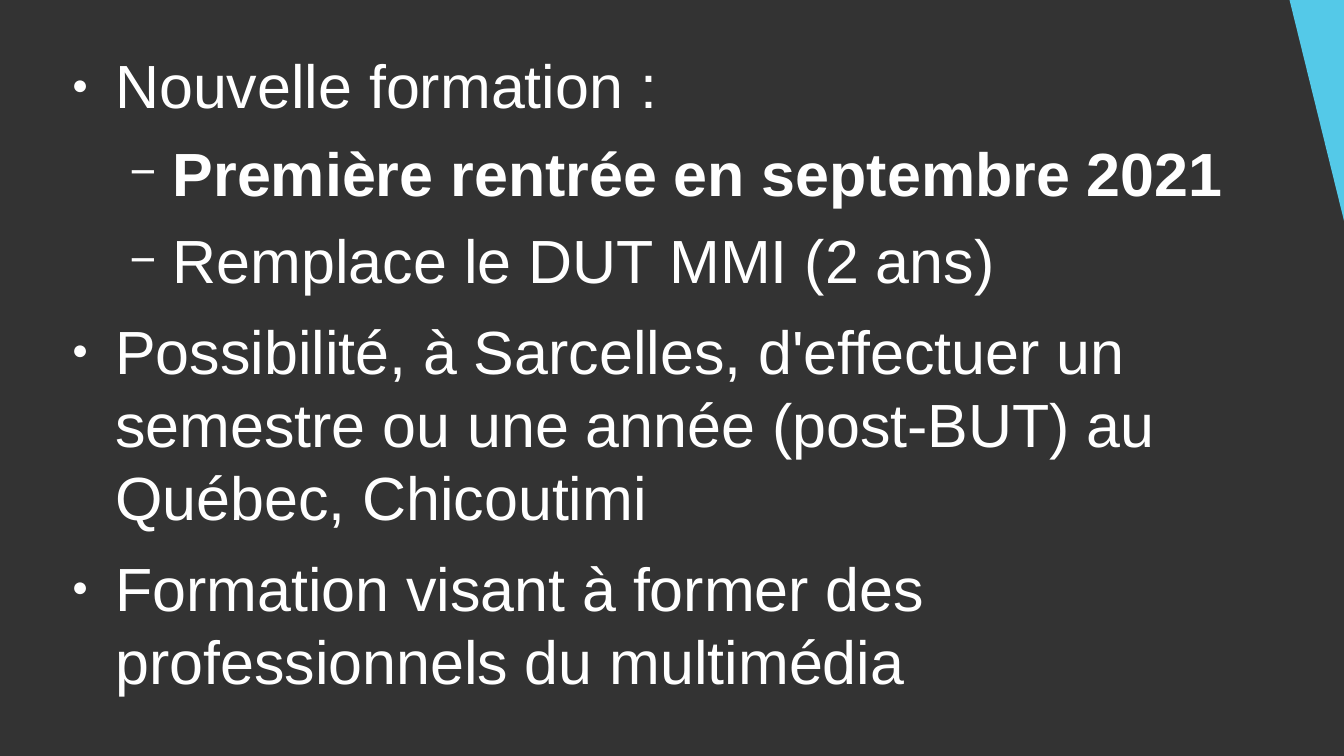
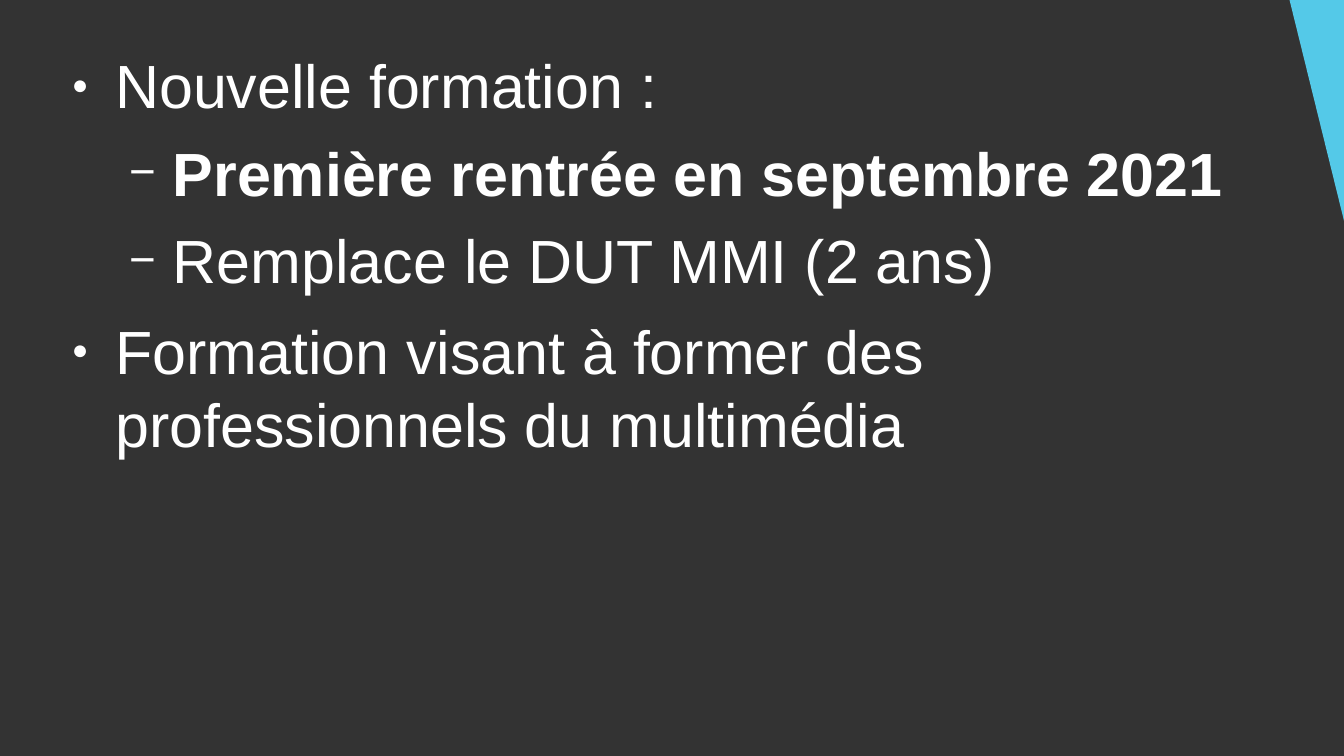
Before and after one commit to DanYellow/cours, a slide deck: slide 6 of presentation-formation-mmi/presentation.odp. Drawn at 1344x756 pixels with LibreOffice and Linux fonts; fonts in the diff are those of the drawing. Boxes give left, top, right and bottom in pixels: in the first picture for what was removed or moved away, otherwise in the second. Text is boxed around its words. In the diff, an @@ line names an element or a change of style, - is before the commit and + after.

```diff
--- a/presentation-formation-mmi/presentation.odp
+++ b/presentation-formation-mmi/presentation.odp
@@ text at (115,329,1155,532): paragraph removed @@
-● Possibilité, à Sarcelles, d'effectuer un semestre ou une année (post-BUT) au Québec, Chicoutimi
```
Also in this commit, not shown: 14 other slides changed, 1 slide added, 6 other files.
